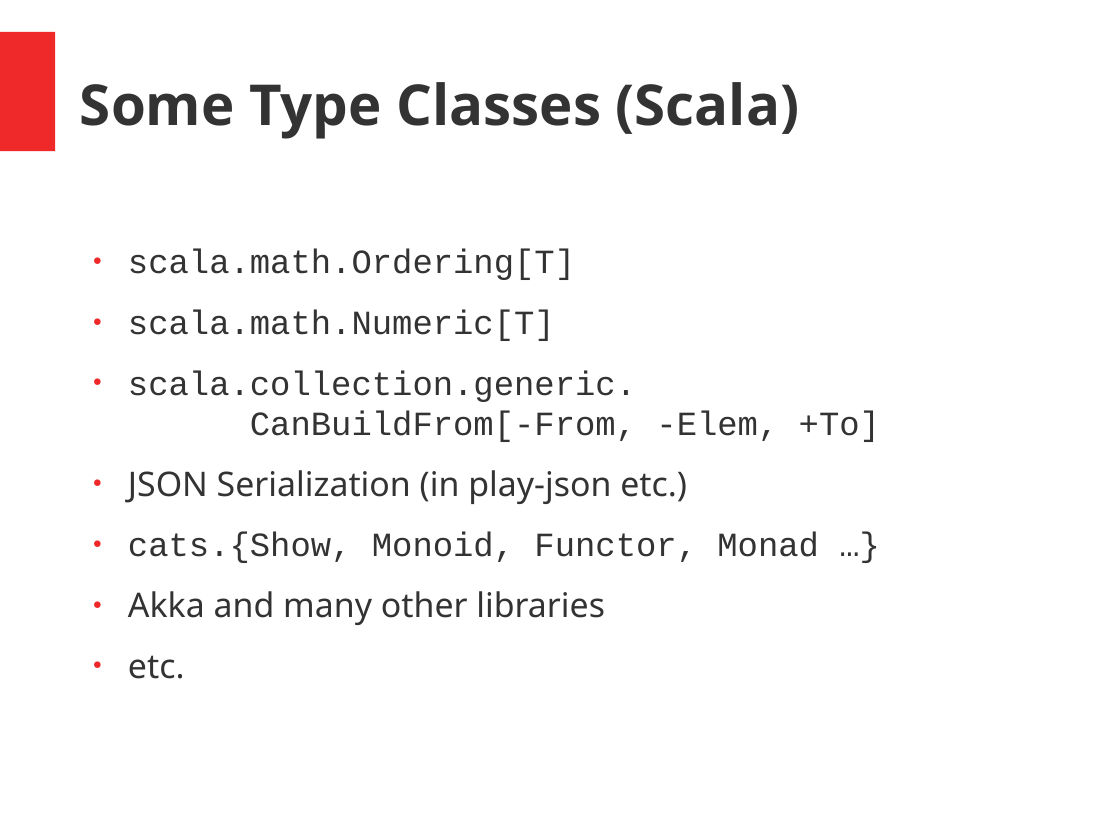
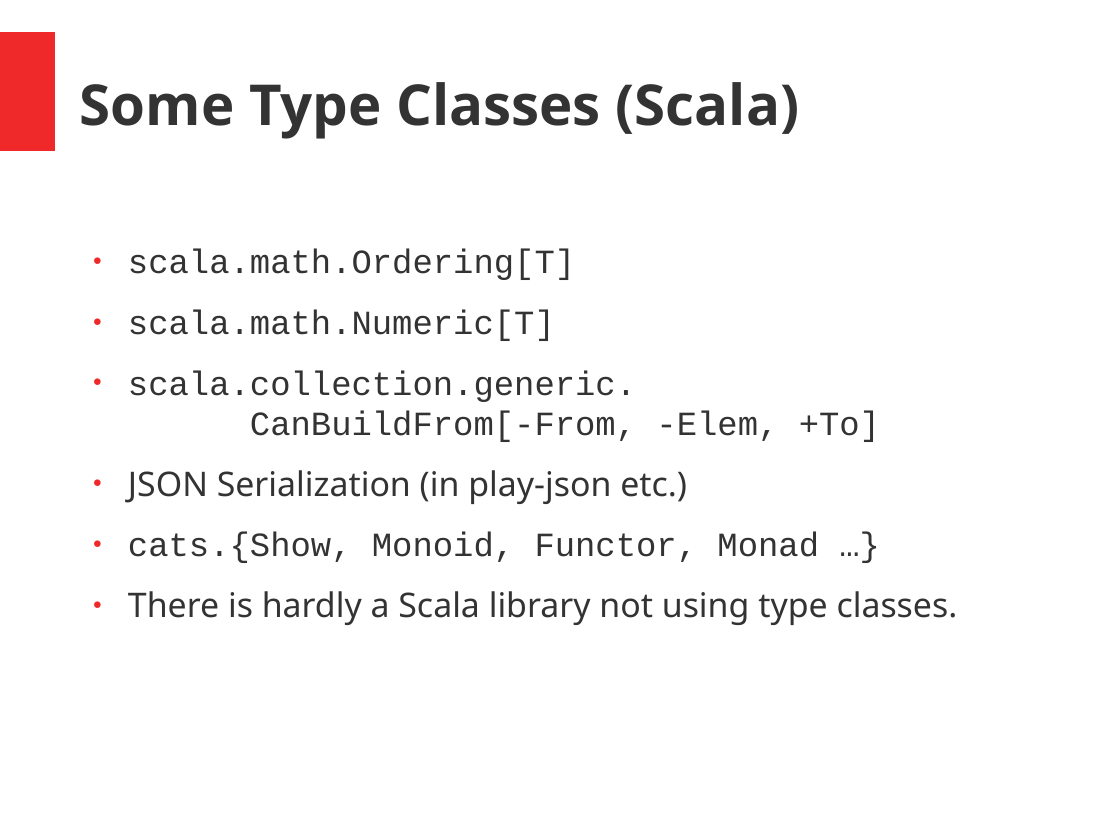
Before and after one commit to hermannhueck/typeclasses, a slide deck: slide 15 of Slides/TypeClasses.pptx (slide 14 before the commit). Drawn at 1120x840 pixels with LibreOffice and Linux fonts; fonts in the diff are those of the drawing. Boxes give left, top, right and bottom in pixels: in the first picture for what was removed or moved away, otherwise in the second. Text is boxed around its words. In the diff, an @@ line names an element or a change of style, - is before the commit and + after.

```diff
--- a/Slides/TypeClasses.pptx
+++ b/Slides/TypeClasses.pptx
@@ text at (x1=128, y1=591, x2=958, y2=625): text changed @@
-● Akka and many other libraries
-● etc.
+● There is hardly a Scala library not using type classes.
```
Also in this commit, not shown: 34 other slides changed, 1 slide added, 1 other file.
